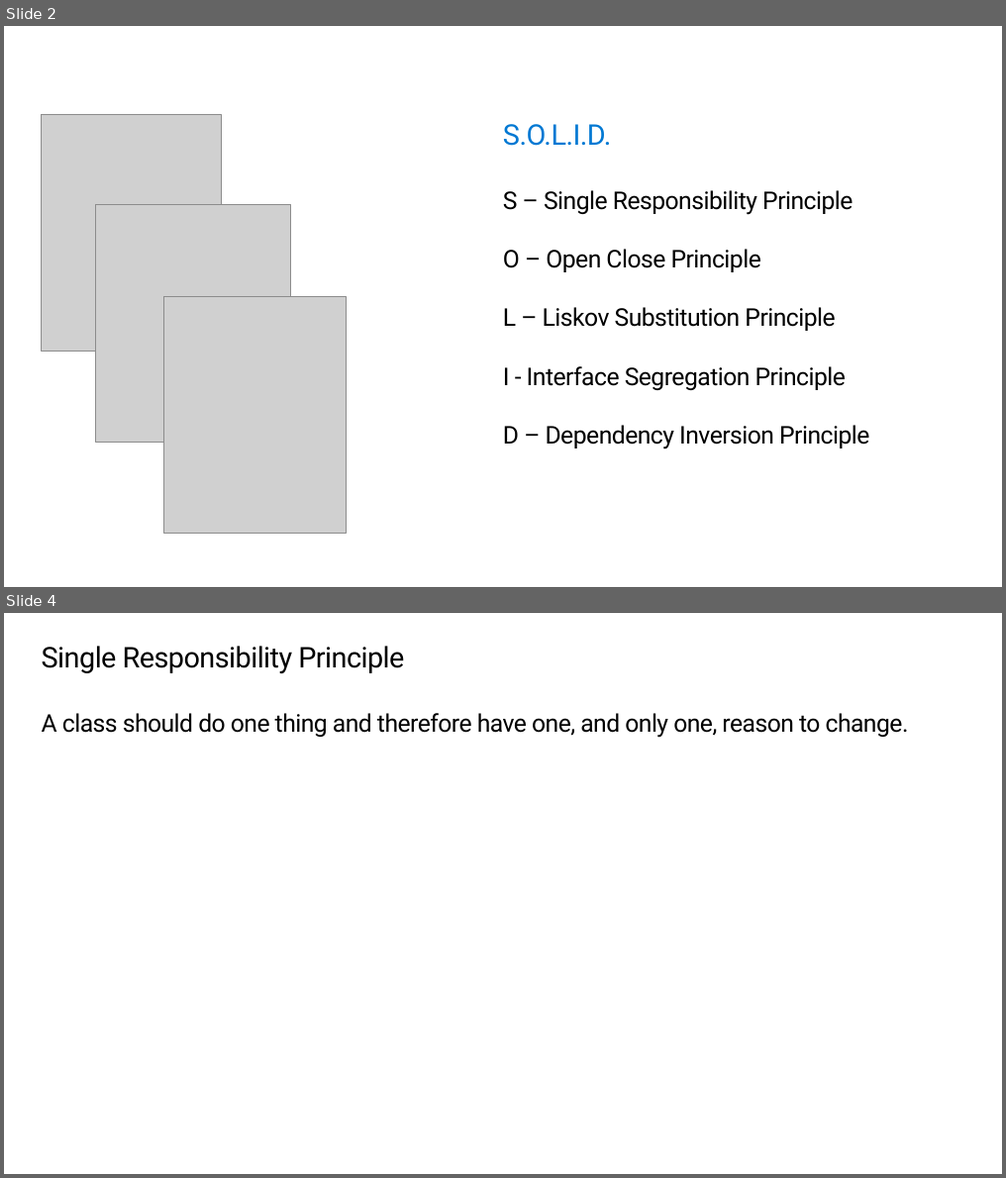
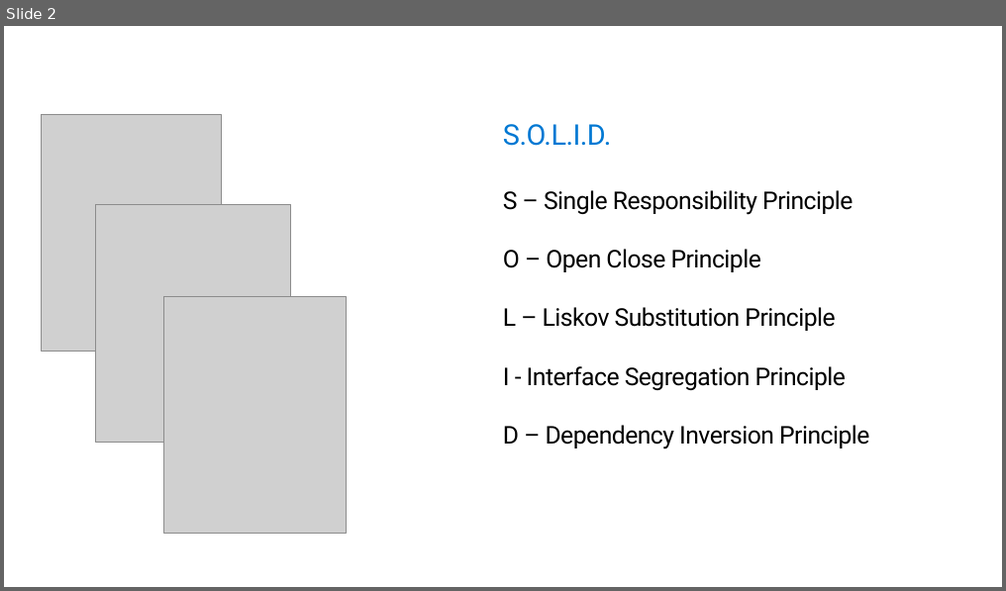
Before and after one commit to dstarr/SOLID, a slide deck: SOLID.pptx. Shown one above the other, each under a label of ours: slides 2 and 4 before the commit, slide 2 after it; the slides between them are not shown. The pictures are 1006x1178 and 1006x591 pixels, drawn with LibreOffice and Linux fonts; fonts in the diff are those of the drawing; grey boxes stand for pictures; background and template pictures are left out. Boxes give left, top, right and bottom in pixels: in the first picture for what was removed or moved away, otherwise in the second. Text is boxed around its words. In the diff, an @@ line names an element or a change of style, - is before the commit and + after.

Commit message:
draft code for all principles

```diff
--- a/SOLID.pptx
+++ b/SOLID.pptx
@@ slide 4 removed at [4,613,1002,1174], background #FFFFFF @@
@@ title removed at [42,646,404,673] @@
-Single Responsibility Principle
@@ text removed at [42,713,909,738] @@
-A class should do one thing and therefore have one, and only one, reason to change.
```
Also in this commit, not shown: 5 slides changed, 1 slide added, 26 other files.
